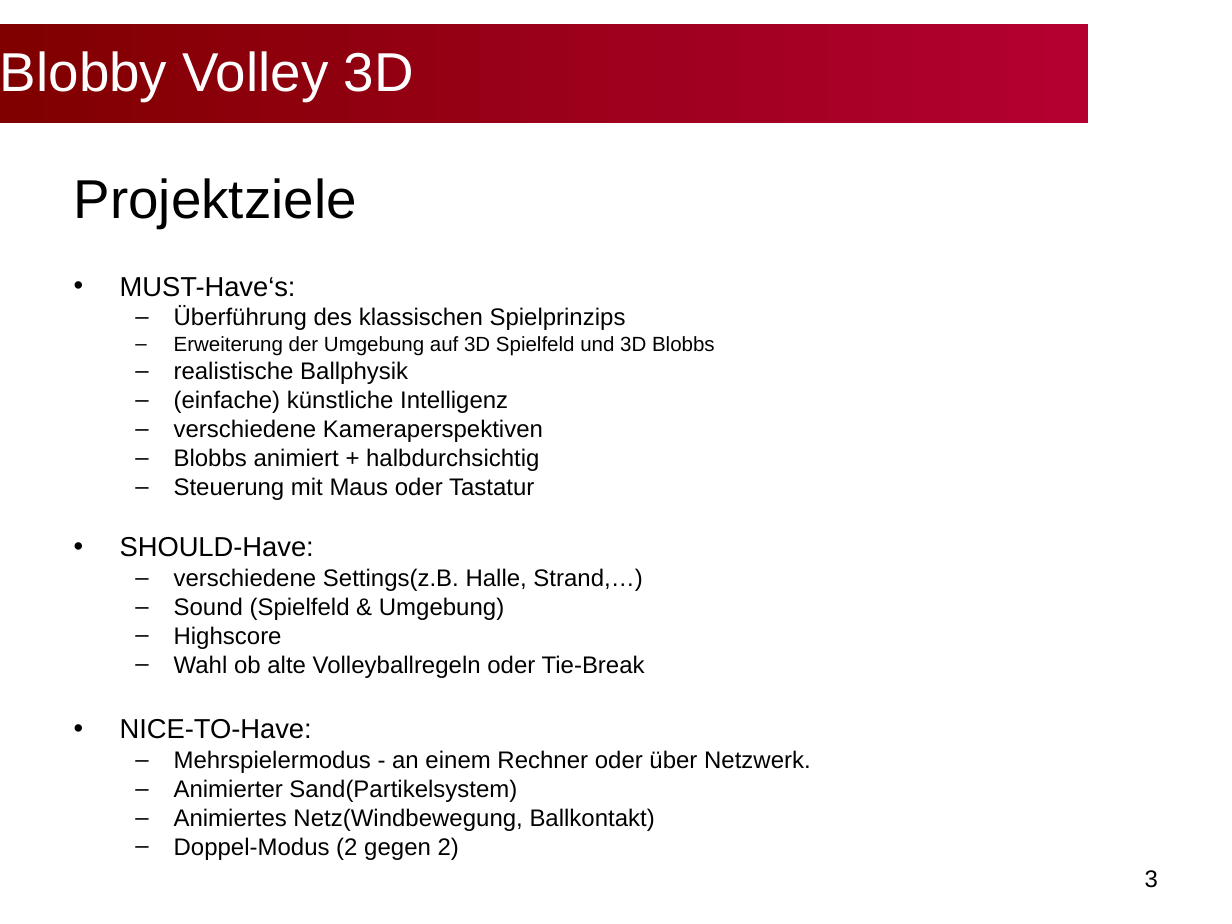
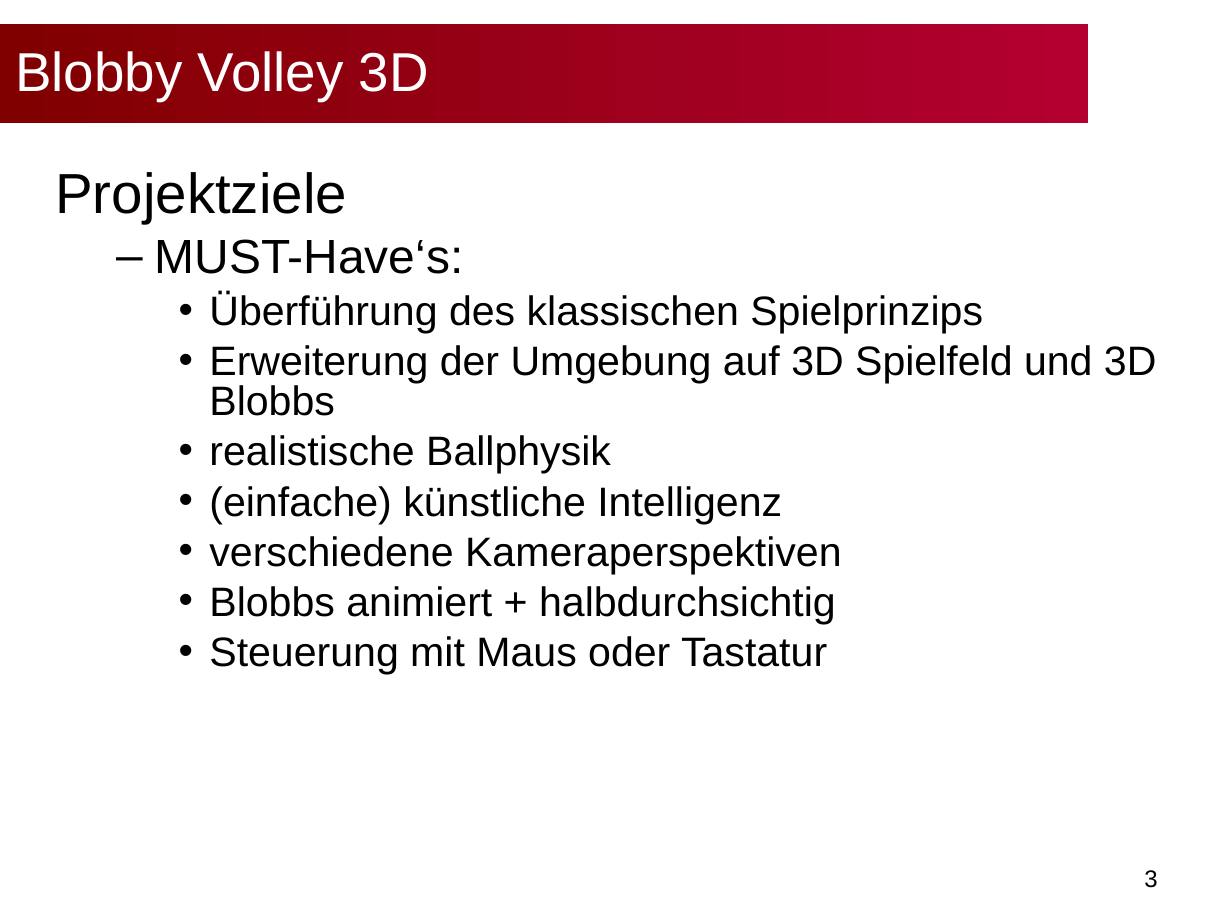
Before and after one commit to bwasty/blobby-volley-3d, a slide deck: slide 3 of Präsentationen/Slides-Konzeptpräsentation.ppt. Drawn at 1232x924 pixels with LibreOffice and Linux fonts; fonts in the diff are those of the drawing; background and template pictures are left out. Boxes give left, top, right and bottom in pixels: in the first picture for what was removed or moved away, otherwise in the second. Text is boxed around its words. In the diff, an @@ line names an element or a change of style, - is before the commit and + after.

```diff
--- a/Präsentationen/Slides-Konzeptpräsentation.ppt
+++ b/Präsentationen/Slides-Konzeptpräsentation.ppt
@@ text "Projektziele" moved from (x1=74, y1=178, x2=811, y2=860) to (x1=55, y1=172, x2=1157, y2=674) @@
@@ text "Projektziele" at (x1=55, y1=172, x2=1157, y2=674): size 32 to 33 pt in "Projektziele"; size 16 to 28 pt in "MUST-Have‘s:"; size 14 to 24 pt in "Überführung des klassischen Spielprinzips", "realistische Ballphysik", "(einfache) künstliche Intelligenz", "verschiedene Kameraperspektiven" and 2 more places; size 12 to 24 pt in "Erweiterung der Umgebung auf 3D Spielfeld und ..."; line spacing 0.8 to 0.81; more space between paragraphs; bullet • to –; list level 1 to 2 in "MUST-Have‘s:"; bullet – to •; list level 2 to 3 in "Überführung des klassischen Spielprinzips"; list level 2 to 3 in "Erweiterung der Umgebung auf 3D ..."; list level 2 to 3 in "realistische Ballphysik"; list level 2 to 3 in "(einfache) künstliche Intelligenz"; list level 2 to 3 in "verschiedene Kameraperspektiven"; list level 2 to 3 in "Blobbs animiert + halbdurchsichtig"; list level 2 to 3 in "Steuerung mit Maus oder Tastatur" @@
@@ text at (x1=120, y1=537, x2=811, y2=860): paragraphs removed @@
-• SHOULD-Have:
-  – verschiedene Settings(z.B. Halle, Strand,…)
-  – Sound (Spielfeld & Umgebung)
-  – Highscore
-  – Wahl ob alte Volleyballregeln oder Tie-Break
-• NICE-TO-Have:
-  – Mehrspielermodus - an einem Rechner oder über Netzwerk.
-  – Animierter Sand(Partikelsystem)
-  – Animiertes Netz(Windbewegung, Ballkontakt)
-  – Doppel-Modus (2 gegen 2)
```
Also in this commit, not shown: 3 other slides changed, 2 slides added.
